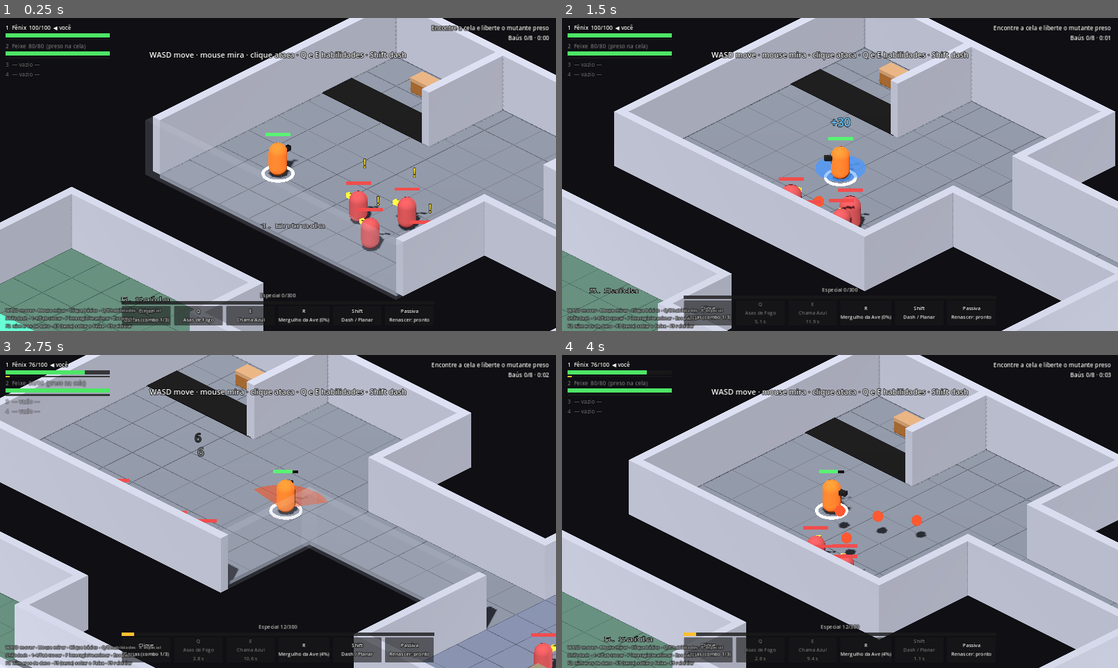
Above: before the commit, frames 1-4 (two rows, left to right).
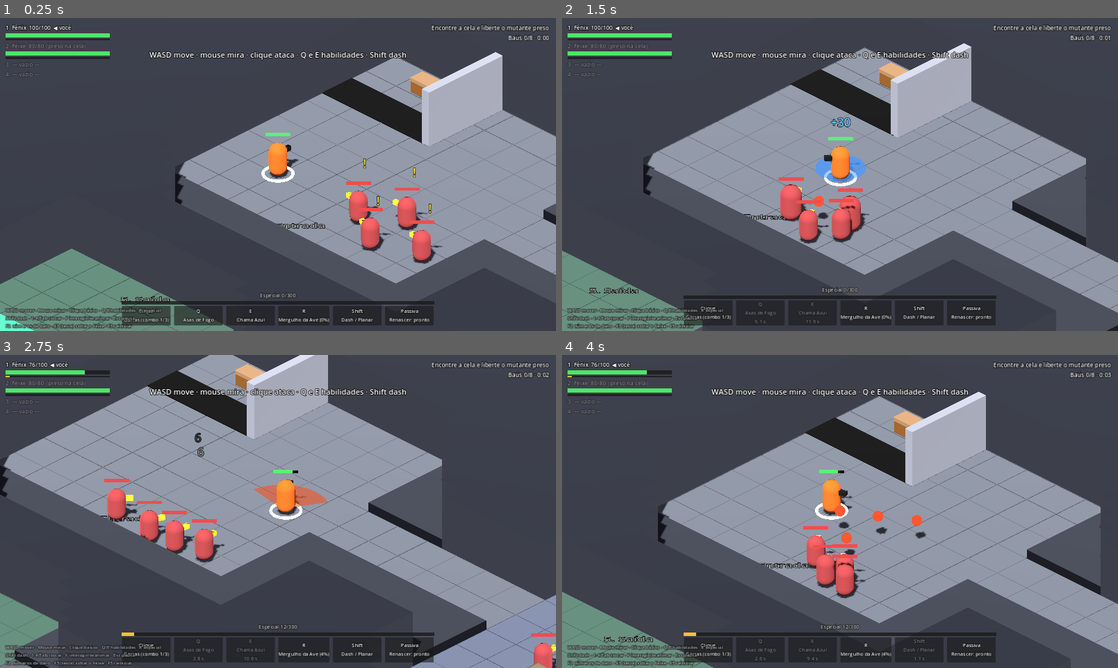
Above: after the commit, the same moments.

Repository: Giovivi/jogo_do_bolo
Game: Godot game, scene res://scenes/main.tscn
The game is run twice, just before and just after one commit, with the same random seed, the same clock (stepped at 60 frames per second) and the same inputs.
Inputs (mouse positions are in pixels of both pictures, inside the frame that each line leads up to):
- Up to frame 1 (0.25 s): no input
- Up to frame 2 (1.5 s): tap Enter (confirm) at 0.5 s; move the mouse to (962, 158) at 0.52 s; hold D (move_right) 0.53-1.28 s; hold Q (ability_1) 0.53-1.28 s; click (962, 158) at 0.67 s; move the mouse to (728, 190) at 1.27 s; hold S (move_down) from 1.28 s (still down); tap E (ability_2) at 1.35 s
- Up to frame 3 (2.75 s): move the mouse to (333, 442) at 2.02 s; release S (move_down) at 2.03 s; press the mouse at (333, 442) at 2.03 s; hold D (move_right) from 2.03 s (still down)
- Up to frame 4 (4 s): move the mouse to (812, 574) at 2.77 s; release D (move_right) at 2.78 s; release the mouse at (812, 574) at 2.78 s; hold W (move_up) 2.78-3.53 s; tap Enter (confirm) at 2.85 s; click (812, 574) at 2.92 s; move the mouse to (1006, 558) at 3.52 s; hold A (move_left) from 3.53 s (still down); hold Shift (dash) from 3.53 s (still down)

The runs differ from the first frame. In frame 1, 63% of the frame differs, in the area x 0-100%, y 0-100%; in frame 2, 68%; in frame 3, 63%; in frame 4, 70%.

Commit message:
Câmera em corte: fim do vazio em volta das salas
Preenche o entorno das salas com estrutura maciça. O lado da câmera
fica cortado baixo e o fundo alto, como uma maquete. A câmera agora é
ajustável em regras.tres (giro, inclinação, perspectiva).

Co-Authored-By: Claude Opus 5.5 <noreply@anthropic.com>
Claude-Session: https://claude.ai/code/session_01GLyMG4JWCdVUJbnF96tWuE

Diff:
--- a/scripts/actors/actor.gd
+++ b/scripts/actors/actor.gd
@@ -5,7 +5,6 @@
 signal damaged(amount: float)
 signal died
 
-const CAMERA_YAW := 0.7853982 # 45° (mesmo giro da câmera)
 
 var max_health: float = 100.0
 var health: float = 100.0
@@ -69,7 +68,7 @@
 func _build_health_bar(y: float) -> void:
 	_bar_root = Node3D.new()
 	_bar_root.position.y = y
-	_bar_root.rotation.y = CAMERA_YAW
+	_bar_root.rotation.y = deg_to_rad(Game.rules.camera_yaw_degrees)
 	add_child(_bar_root)
 	var bg := MeshInstance3D.new()
 	var bg_mesh := BoxMesh.new()
--- a/scripts/core/camera_rig.gd
+++ b/scripts/core/camera_rig.gd
@@ -1,10 +1,9 @@
 class_name CameraRig
 extends Node3D
-## Câmera isométrica ortográfica fixa (45° de giro, ~30° de inclinação).
-## Desliza até o novo herói em ~0,25 s na troca.
+## Câmera fixa (isométrica ortográfica por padrão). Ângulos, perspectiva e
+## enquadramento vêm de data/regras.tres. Desliza até o novo herói na troca.
 
-const DISTANCE := 40.0
-const ORTHO_SIZE := 15.0
+var distance: float = 40.0
 
 var camera: Camera3D
 var target: Node3D
@@ -14,12 +13,20 @@
 
 
 func _ready() -> void:
+	var r := Game.rules
 	camera = Camera3D.new()
-	camera.projection = Camera3D.PROJECTION_ORTHOGONAL
-	camera.size = ORTHO_SIZE
+	if r.camera_perspective:
+		camera.projection = Camera3D.PROJECTION_PERSPECTIVE
+		camera.fov = r.camera_fov
+		# Distância que enquadra a mesma altura da versão ortográfica.
+		distance = r.camera_view_height / (2.0 * tan(deg_to_rad(r.camera_fov) * 0.5))
+	else:
+		camera.projection = Camera3D.PROJECTION_ORTHOGONAL
+		camera.size = r.camera_view_height
+		distance = 40.0
 	camera.near = 0.1
-	camera.far = 200.0
-	camera.rotation_degrees = Vector3(-30.0, 45.0, 0.0)
+	camera.far = 300.0
+	camera.rotation_degrees = Vector3(-r.camera_pitch_degrees, r.camera_yaw_degrees, 0.0)
 	add_child(camera)
 	camera.current = true
 	Game.camera = camera
@@ -51,4 +58,4 @@
 
 
 func _place() -> void:
-	camera.global_position = _focus + camera.global_transform.basis.z * DISTANCE
+	camera.global_position = _focus + camera.global_transform.basis.z * distance
--- a/scripts/data/game_rules.gd
+++ b/scripts/data/game_rules.gd
@@ -1,6 +1,23 @@
 class_name GameRules
 extends Resource
 ## Regras gerais do protótipo (troca, reanimação, feedback).
+
+@export_group("Câmera")
+## Giro em torno do eixo vertical (45 = isométrica clássica, 0 = de frente).
+@export var camera_yaw_degrees: float = 45.0
+## Inclinação para baixo (mais perto de 0 = câmera mais baixa).
+@export var camera_pitch_degrees: float = 30.0
+## Falso = ortográfica; verdadeiro = perspectiva (dá mais profundidade).
+@export var camera_perspective: bool = false
+@export var camera_fov: float = 30.0
+## Altura (em metros) do quadro visível.
+@export var camera_view_height: float = 15.0
+
+@export_group("Cenário em corte (diorama)")
+## Paredes e estrutura do lado da câmera ficam cortadas nesta altura.
+@export var cutaway_height: float = 0.5
+## Margem extra (m) da faixa cortada além do que a parede alta esconderia.
+@export var cutaway_margin: float = 1.5
 
 @export_group("Troca de personagem")
 @export var switch_cooldown: float = 3.0
--- a/scripts/level/posto_vigia.gd
+++ b/scripts/level/posto_vigia.gd
@@ -25,6 +25,10 @@
 
 var rng := RandomNumberGenerator.new()
 var _walls: Array[Dictionary] = []
+## Áreas de chão andável (x0, z0, largura, profundidade).
+var _floor_rects: Array[Rect2] = []
+## Áreas que ficam abertas sem ser chão (vão entre os vidros da triagem e do cofre).
+var _open_rects: Array[Rect2] = []
 var _hints: Array[Dictionary] = []
 var _cage_front: StaticBody3D
 var _service_door: Door
@@ -54,6 +58,7 @@
 	_build_celas()
 	_build_hangar()
 	_build_volta()
+	_build_structure()
 	Game.chests_total = get_tree().get_nodes_in_group("chests").size()
 
 
@@ -172,6 +177,10 @@
 	_enemy_group("Corredor", SOLDIER, 2, [Vector3(60, 0, 23), Vector3(70, 0, 23), Vector3(50, 0, 23)])
 	# Cofre blindado, visto pelo vidro da triagem.
 	var vc := Color(0.45, 0.42, 0.33)
+	# Fosso de serviço entre o vidro da triagem e o do cofre: fica aberto
+	# para o cofre aparecer, mas não é chão andável.
+	_open_rects.append(Rect2(26, 10, 8, 6))
+	_box_visual(Vector3(30, -0.6, 13), Vector3(8, 0.2, 6), Color(0.12, 0.13, 0.15))
 	_room(24, 16, 36, 28, vc, {"E": [[23.0, 4.0]], "W": [[22.0, 4.0]]}, {"N": [[30.0, 8.0]]})
 	_label("cofre", Vector3(30, 0, 26.5))
 	var blast := Door.new()
@@ -313,6 +322,154 @@
 				mat.albedo_color = base
 
 
+# ================================================================ estrutura em corte
+
+## Preenche todo o entorno das salas com estrutura maciça, para não haver
+## "buraco" no mapa. Perto do lado da câmera, a estrutura é cortada baixa
+## (como uma maquete em corte); no fundo, sobe até a altura das paredes.
+func _build_structure() -> void:
+	var cell := 1.0
+	var x_min := -30
+	var x_max := 126
+	var z_min := -46
+	var z_max := 52
+	var nx := x_max - x_min
+	var nz := z_max - z_min
+	var open := PackedByteArray()
+	open.resize(nx * nz)
+	for iz in nz:
+		for ix in nx:
+			var p := Vector2(x_min + ix + 0.5, z_min + iz + 0.5)
+			var v := 0
+			for r in _floor_rects:
+				if r.has_point(p):
+					v = 1
+					break
+			if v == 0:
+				for r in _open_rects:
+					if r.has_point(p):
+						v = 2
+						break
+			open[iz * nx + ix] = v
+
+	# Direção em que a câmera olha, no chão.
+	var yaw := deg_to_rad(Game.rules.camera_yaw_degrees)
+	var view := Vector2(-sin(yaw), -cos(yaw))
+	var pitch := deg_to_rad(maxf(Game.rules.camera_pitch_degrees, 5.0))
+	var reach := WALL_H / tan(pitch) + Game.rules.cutaway_margin
+
+	# 0 = aberto, 1 = estrutura baixa (cortada), 2 = estrutura alta.
+	var kind := PackedByteArray()
+	kind.resize(nx * nz)
+	for iz in nz:
+		for ix in nx:
+			var idx := iz * nx + ix
+			if open[idx] != 0:
+				kind[idx] = 0
+				continue
+			var c := Vector2(x_min + ix + 0.5, z_min + iz + 0.5)
+			var low := false
+			var k := 0.5
+			while k <= reach:
+				var q := c + view * k
+				var qx := int(floor(q.x)) - x_min
+				var qz := int(floor(q.y)) - z_min
+				if qx >= 0 and qx < nx and qz >= 0 and qz < nz and open[qz * nx + qx] != 0:
+					low = true
+					break
+				k += 0.5
+			kind[idx] = 1 if low else 2
+
+	var low_h := Game.rules.cutaway_height
+	var st_wall := _surface()
+	var st_cap := _surface()
+	var st_cut := _surface()
+	var st_cut_cap := _surface()
+	for iz in nz:
+		var ix := 0
+		while ix < nx:
+			var kd := kind[iz * nx + ix]
+			if kd == 0:
+				ix += 1
+				continue
+			var start := ix
+			while ix < nx and kind[iz * nx + ix] == kd:
+				ix += 1
+			var x0 := float(x_min + start) * cell
+			var x1 := float(x_min + ix) * cell
+			var z0 := float(z_min + iz) * cell
+			var z1 := z0 + cell
+			if kd == 2:
+				_add_box(st_wall, st_cap, Vector3(x0, 0.0, z0), Vector3(x1, WALL_H, z1))
+			else:
+				_add_box(st_cut, st_cut_cap, Vector3(x0, 0.0, z0), Vector3(x1, low_h, z1))
+
+	var mesh := ArrayMesh.new()
+	_commit(st_wall, mesh, Color(0.58, 0.6, 0.64))
+	_commit(st_cap, mesh, Color(0.16, 0.17, 0.2))
+	_commit(st_cut, mesh, Color(0.3, 0.31, 0.34))
+	_commit(st_cut_cap, mesh, Color(0.22, 0.23, 0.26))
+	var mi := MeshInstance3D.new()
+	mi.name = "Estrutura"
+	mi.mesh = mesh
+	add_child(mi)
+
+	# As paredes que ficaram dentro da estrutura continuam colidindo,
+	# mas não precisam mais aparecer.
+	var kept: Array[Dictionary] = []
+	for w in _walls:
+		var r: Rect2 = w["rect"]
+		if _rect_fully_solid(r, open, x_min, z_min, nx, nz):
+			var body: StaticBody3D = w["body"]
+			(body.get_child(1) as MeshInstance3D).visible = false
+		else:
+			kept.append(w)
+	_walls = kept
+
+
+func _rect_fully_solid(r: Rect2, open: PackedByteArray, x_min: int, z_min: int, nx: int, nz: int) -> bool:
+	var ix0 := int(floor(r.position.x + 0.01)) - x_min
+	var ix1 := int(ceil(r.end.x - 0.01)) - x_min
+	var iz0 := int(floor(r.position.y + 0.01)) - z_min
+	var iz1 := int(ceil(r.end.y - 0.01)) - z_min
+	for iz in range(iz0, iz1):
+		for ix in range(ix0, ix1):
+			if ix < 0 or ix >= nx or iz < 0 or iz >= nz:
+				continue
+			if open[iz * nx + ix] != 0:
+				return false
+	return true
+
+
+func _surface() -> SurfaceTool:
+	var st := SurfaceTool.new()
+	st.begin(Mesh.PRIMITIVE_TRIANGLES)
+	return st
+
+
+func _commit(st: SurfaceTool, mesh: ArrayMesh, color: Color) -> void:
+	var mat := StandardMaterial3D.new()
+	mat.albedo_color = color
+	mat.cull_mode = BaseMaterial3D.CULL_DISABLED
+	st.set_material(mat)
+	st.commit(mesh)
+
+
+## Caixa: laterais em "sides", tampa em "top" (sem fundo).
+func _add_box(sides: SurfaceTool, top: SurfaceTool, a: Vector3, b: Vector3) -> void:
+	_quad(top, Vector3(a.x, b.y, a.z), Vector3(b.x, b.y, a.z), Vector3(b.x, b.y, b.z), Vector3(a.x, b.y, b.z), Vector3.UP)
+	_quad(sides, Vector3(a.x, a.y, b.z), Vector3(b.x, a.y, b.z), Vector3(b.x, b.y, b.z), Vector3(a.x, b.y, b.z), Vector3.BACK)
+	_quad(sides, Vector3(b.x, a.y, a.z), Vector3(a.x, a.y, a.z), Vector3(a.x, b.y, a.z), Vector3(b.x, b.y, a.z), Vector3.FORWARD)
+	_quad(sides, Vector3(b.x, a.y, b.z), Vector3(b.x, a.y, a.z), Vector3(b.x, b.y, a.z), Vector3(b.x, b.y, b.z), Vector3.RIGHT)
+	_quad(sides, Vector3(a.x, a.y, a.z), Vector3(a.x, a.y, b.z), Vector3(a.x, b.y, b.z), Vector3(a.x, b.y, a.z), Vector3.LEFT)
+
+
+func _quad(st: SurfaceTool, p0: Vector3, p1: Vector3, p2: Vector3, p3: Vector3, normal: Vector3) -> void:
+	for v in [p0, p1, p2, p0, p2, p3]:
+		st.set_normal(normal)
+		st.add_vertex(v)
+
+
 # ================================================================ kit de peças
 
 func _build_lighting() -> void:
@@ -347,6 +504,7 @@
 
 
 func _floor(x0: float, z0: float, x1: float, z1: float, color: Color) -> void:
+	_floor_rects.append(Rect2(x0, z0, x1 - x0, z1 - z0))
 	_box_visual(Vector3((x0 + x1) * 0.5, -0.1, (z0 + z1) * 0.5), Vector3(x1 - x0, 0.2, z1 - z0), color)
 	# Linhas da grade de 2 m.
 	var grid_color := color.darkened(0.15)
@@ -545,7 +703,7 @@
 func _label(text: String, pos: Vector3) -> void:
 	var l := Label3D.new()
 	l.text = text
-	l.rotation_degrees = Vector3(-90, 45, 0)
+	l.rotation_degrees = Vector3(-90, Game.rules.camera_yaw_degrees, 0)
 	l.font_size = 64
 	l.pixel_size = 0.01
 	l.modulate = Color(1, 1, 1, 0.5)
